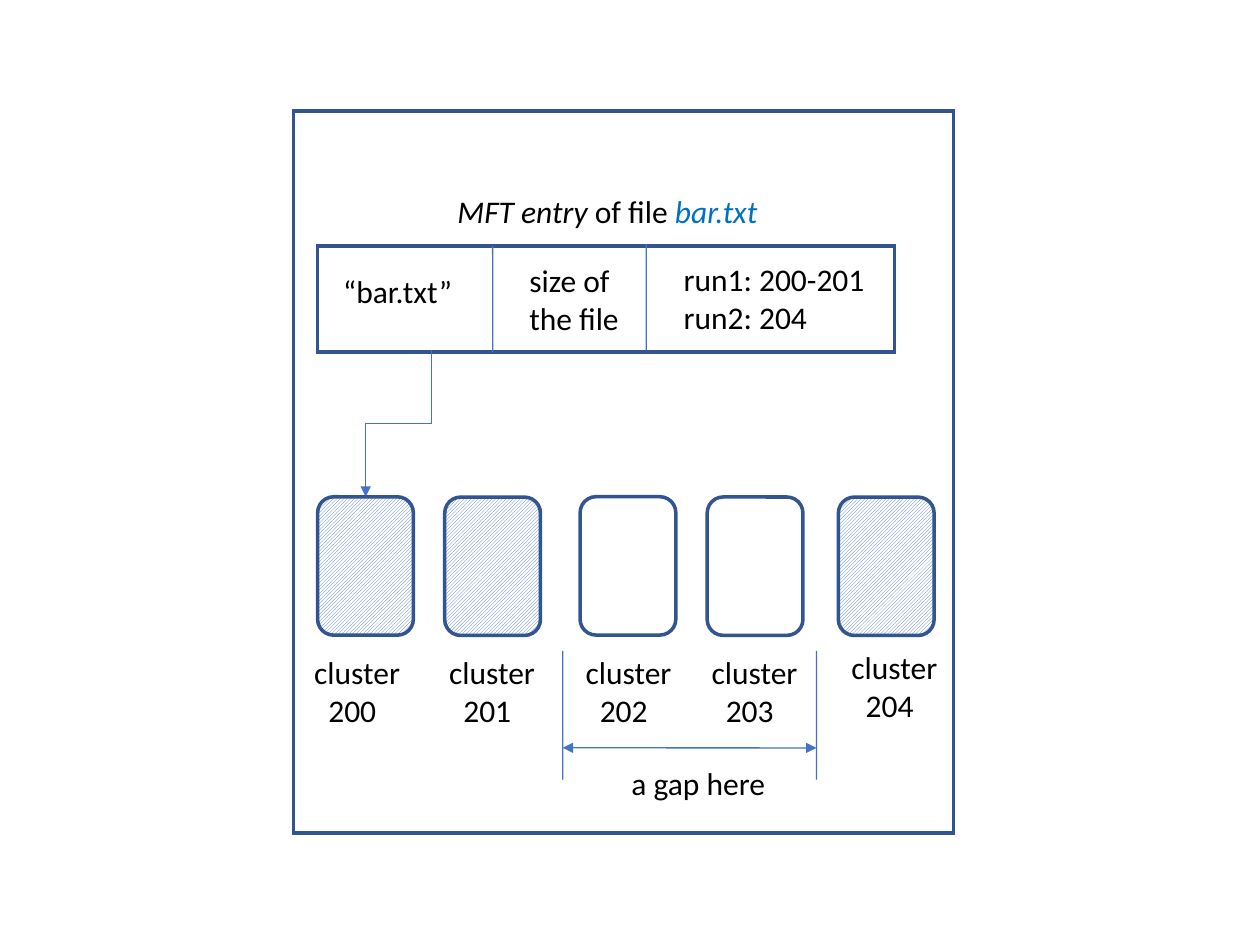
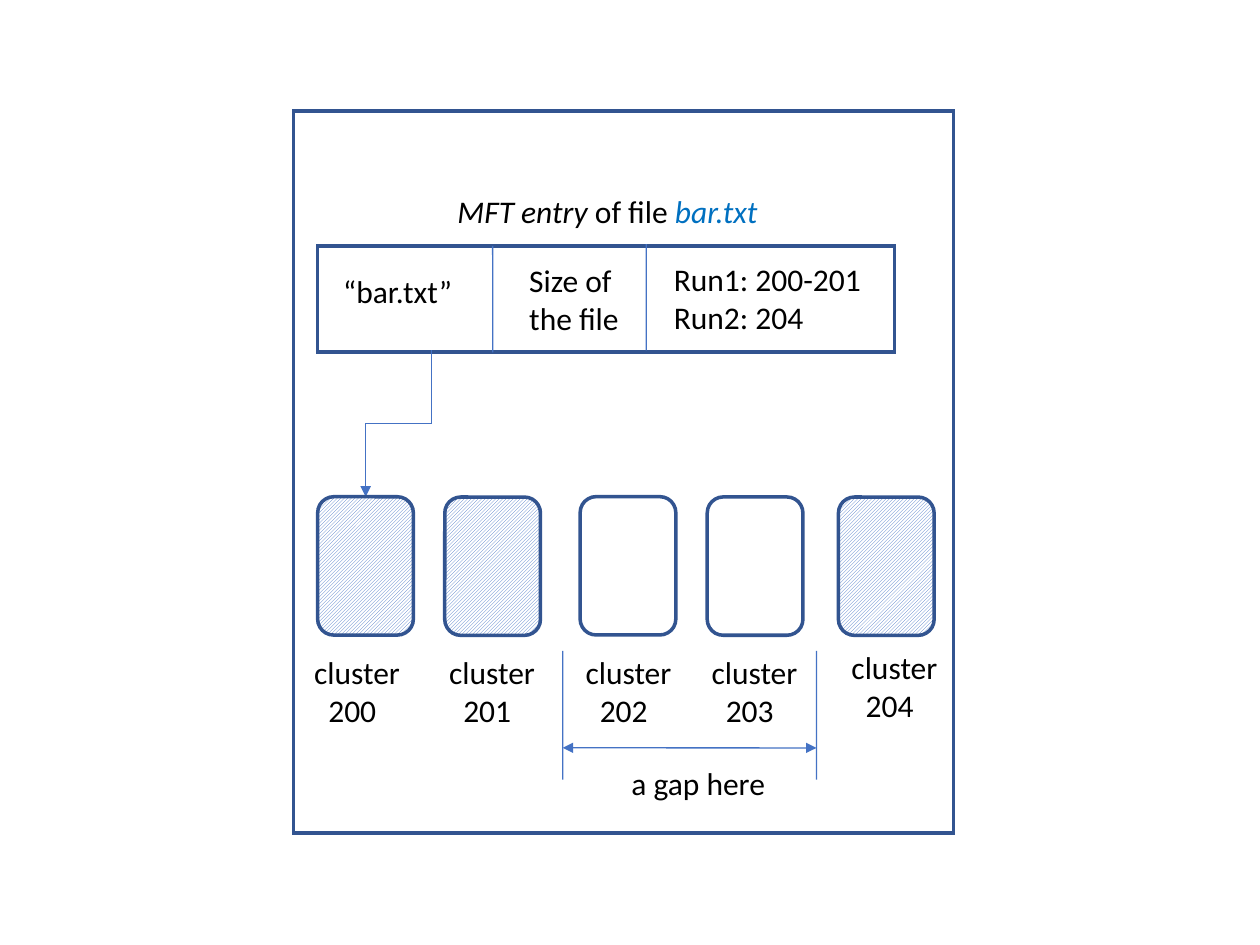
Before and after one commit to sankardasroy/Digital-Forensics-Research, a slide deck: slide 1 of dfr_metadata/book_chapter/fig/ntfs.pptx. Drawn at 1260x945 pixels with LibreOffice and Linux fonts; fonts in the diff are those of the drawing. Boxes give left, top, right and bottom in pixels: in the first picture for what was removed or moved away, otherwise in the second. Text is boxed around its words. In the diff, an @@ line names an element or a change of style, - is before the commit and + after.

```diff
--- a/dfr_metadata/book_chapter/fig/ntfs.pptx
+++ b/dfr_metadata/book_chapter/fig/ntfs.pptx
@@ text at [529,270,611,293]: text changed @@
-size of
+Size of
@@ text at [674,270,860,330]: text changed @@
-run1: 200-201
-run2: 204
+Run1: 200-201
+Run2: 204
```
Also in this commit, not shown: 5 other files.
